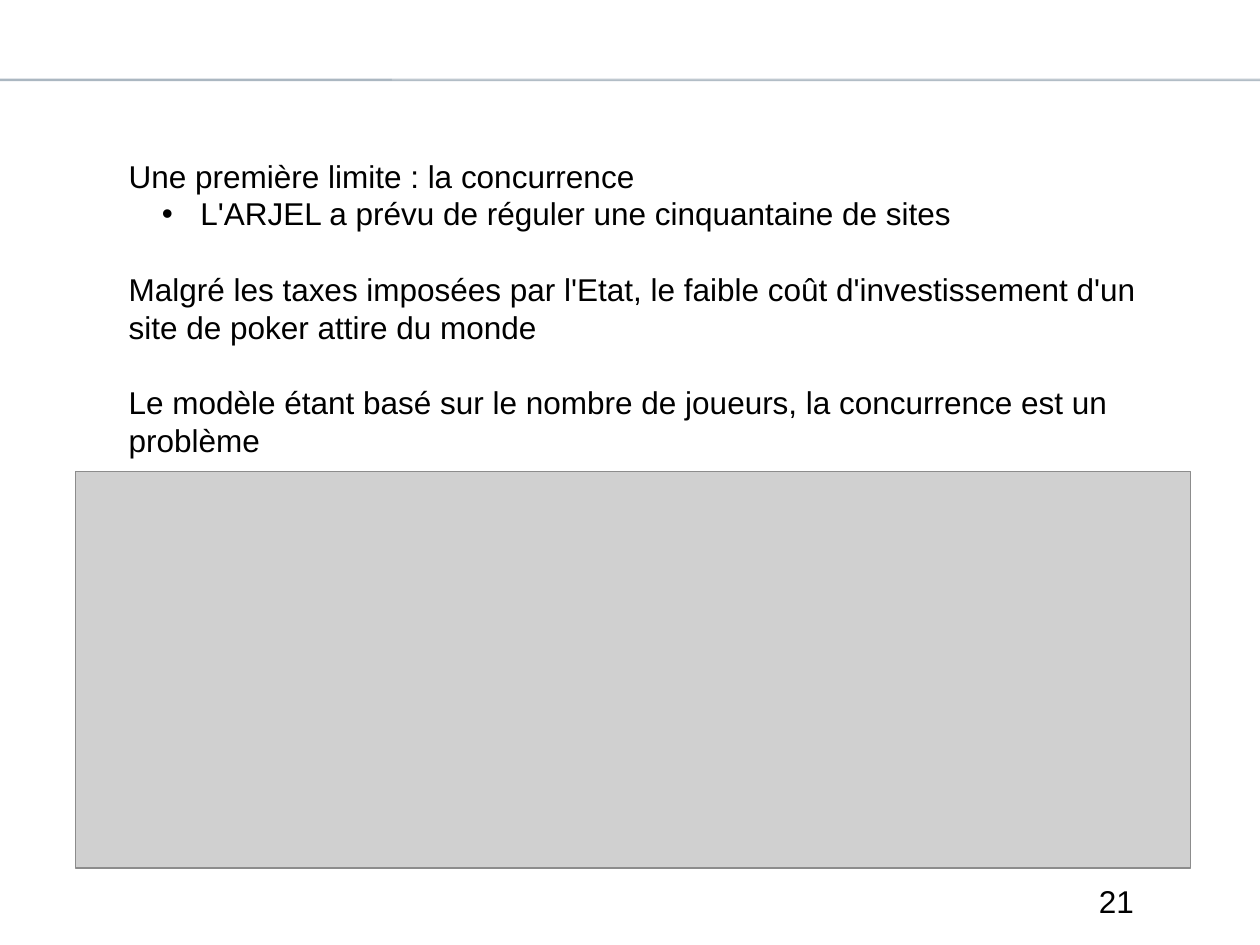
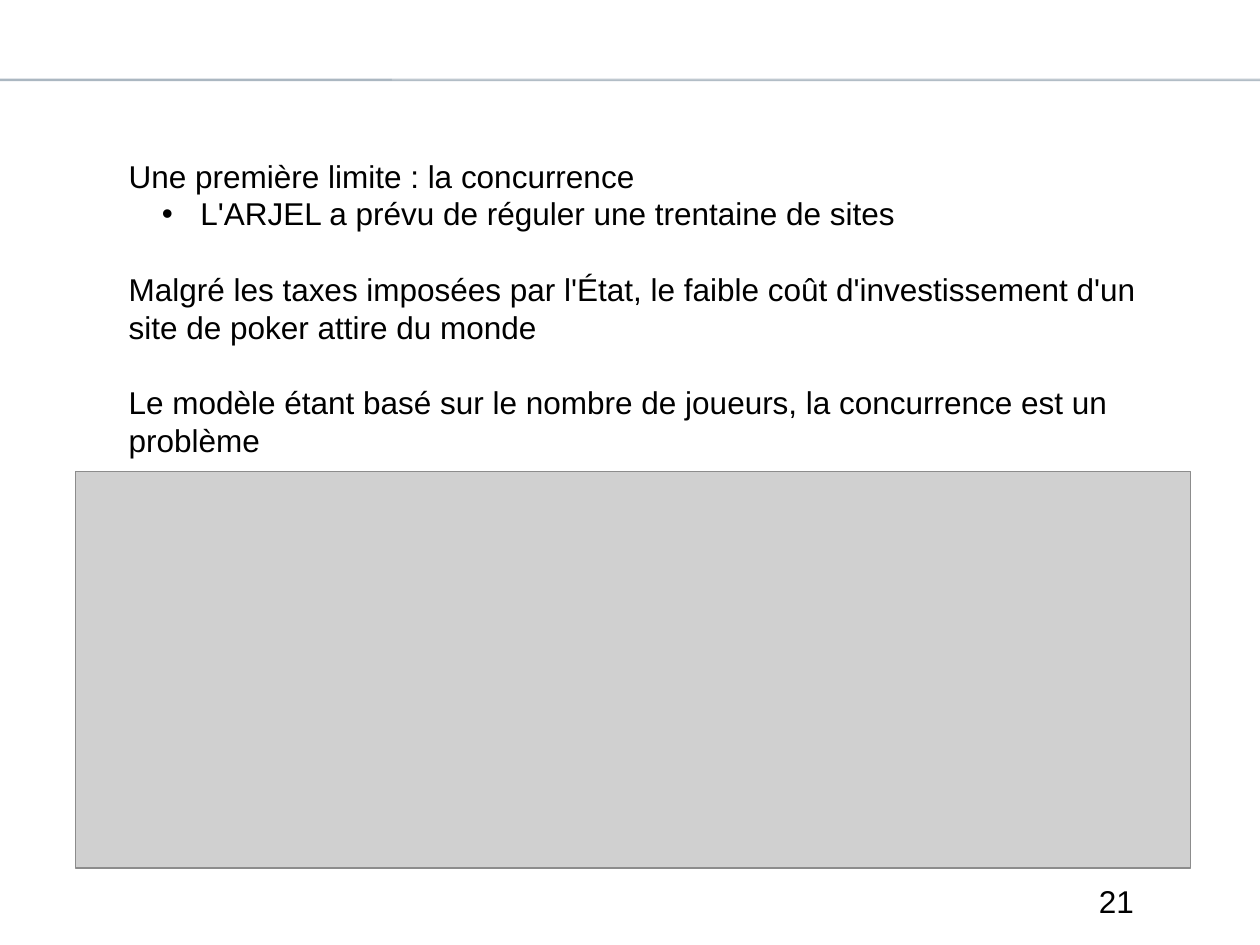
Before and after one commit to OlivierK/economie, a slide deck: slide 21 of presentation.odp. Drawn at 1260x945 pixels with LibreOffice and Linux fonts; fonts in the diff are those of the drawing; grey boxes stand for pictures; background and template pictures are left out. Boxes give left, top, right and bottom in pixels: in the first picture for what was removed or moved away, otherwise in the second. Text is boxed around its words. In the diff, an @@ line names an element or a change of style, - is before the commit and + after.

```diff
--- a/presentation.odp
+++ b/presentation.odp
@@ text at (x1=129, y1=201, x2=1136, y2=345): text changed @@
-  • L'ARJEL a prévu de réguler une cinquantaine de sites
-Malgré les taxes imposées par l'Etat, le faible coût d'investissement d'un site de poker attire du monde
+  • L'ARJEL a prévu de réguler une trentaine de sites
+Malgré les taxes imposées par l'État, le faible coût d'investissement d'un site de poker attire du monde
```
Also in this commit, not shown: 7 other slides changed, 1 slide added, 1 slide removed, 1 other file.
